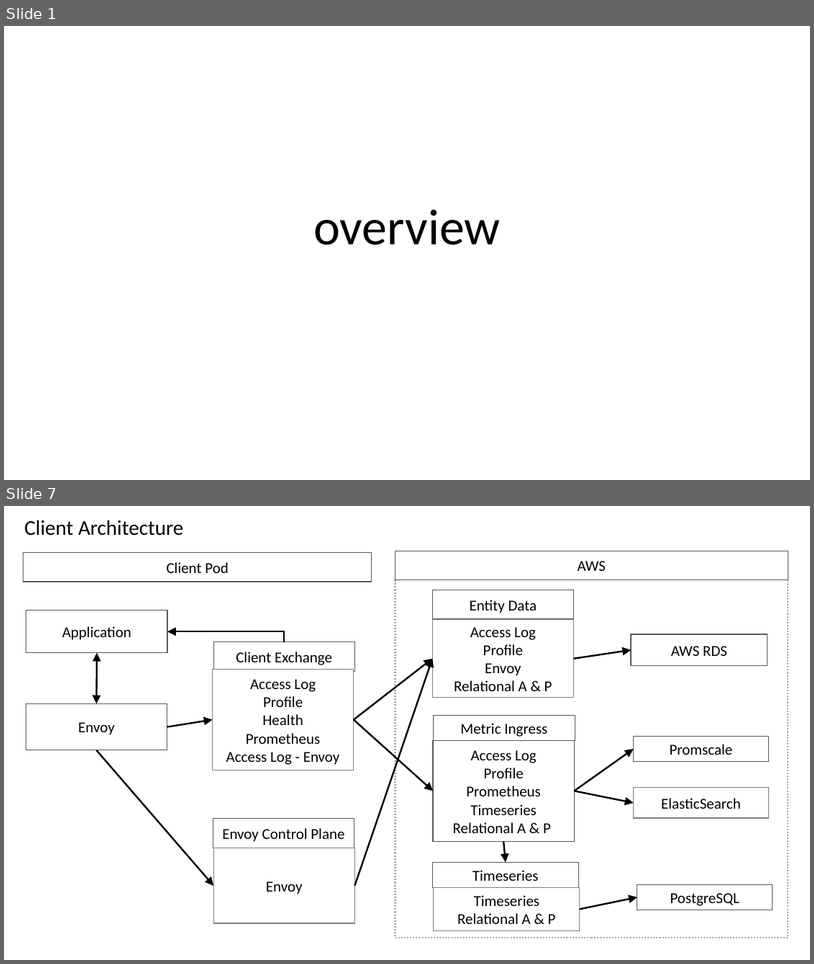
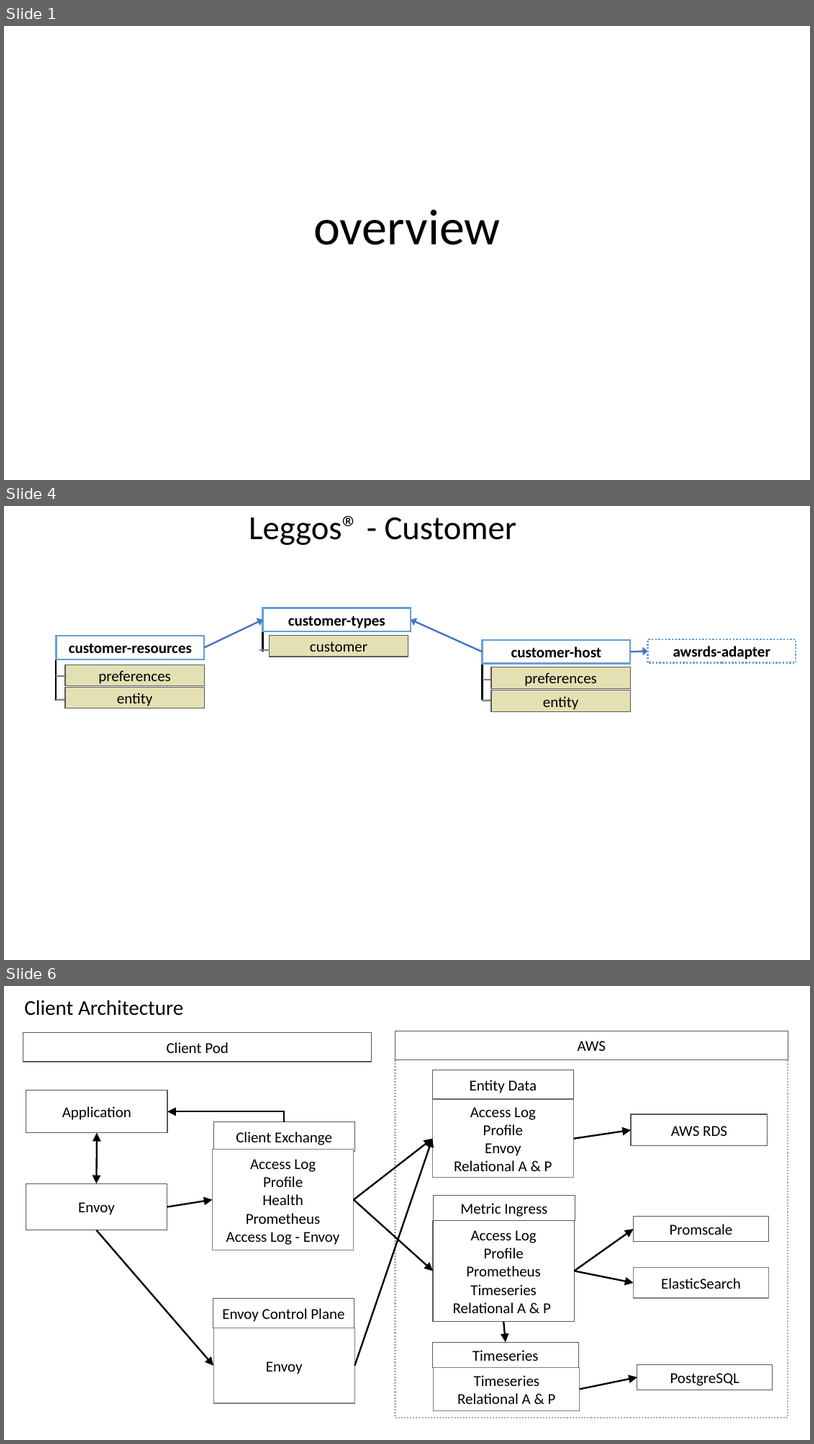
Before and after one commit to idiomatic-go/application-architecture, a slide deck: GO-Micro-Resources-Application.pptx. Shown one above the other, each under a label of ours: slides 1 and 7 before the commit, slides 1, 4 and 6 after it; the slides between them are not shown. The pictures are 814x964 and 814x1444 pixels, drawn with LibreOffice and Linux fonts; fonts in the diff are those of the drawing. Boxes give left, top, right and bottom in pixels: in the first picture for what was removed or moved away, otherwise in the second. Text is boxed around its words. In the diff, an @@ line names an element or a change of style, - is before the commit and + after.

```diff
--- a/GO-Micro-Resources-Application.pptx
+++ b/GO-Micro-Resources-Application.pptx
@@ slide 4 added at [4,506,810,960], background #FFFFFF @@
@@ title added at [249,516,517,545], 40 pt, text #000000 @@
+Leggos® - Customer
@@ rectangle added at [263,608,411,631], fill #FFFFFF, outline #63A0D7 2 pt, 18 pt, text #000000, bold @@
+customer-types
@@ arrow added from (204, 648) to (263, 620), #4472C4 2 pt @@
@@ line added from (263, 629) to (263, 651), #000000 2 pt @@
@@ arrow added from (483, 651) to (411, 620), #4472C4 2 pt @@
@@ rectangle added at [56,636,204,659], fill #FFFFFF, outline #63A0D7 2 pt, 18 pt, text #000000, bold @@
+customer-resources
@@ line added from (270, 650) to (260, 650), #808080 2 pt @@
@@ rectangle added at [270,636,409,656], fill #E3E0B3, outline #595959 1 pt, 18 pt, text #000000 @@
+customer
@@ rectangle added at [483,640,630,663], fill #FFFFFF, outline #63A0D7 2 pt, 18 pt, text #000000, bold @@
+customer-host
@@ arrow added from (630, 651) to (648, 651), #4472C4 2 pt @@
@@ rectangle added at [648,639,797,663], fill #FFFFFF, outline #63A0D7 2 pt dashed, 18 pt, text #000000, bold @@
+awsrds-adapter
@@ line added from (56, 657) to (56, 699), #000000 2 pt @@
@@ line added from (67, 676) to (56, 676), #808080 2 pt @@
@@ rectangle added at [65,664,204,686], fill #E3E0B3, outline #595959 1 pt, 18 pt, text #000000 @@
+preferences
@@ line added from (483, 663) to (483, 700), #000000 2 pt @@
@@ rectangle added at [491,667,630,688], fill #E3E0B3, outline #595959 1 pt, 18 pt, text #000000 @@
+preferences
@@ line added from (70, 699) to (54, 700), #808080 2 pt @@
@@ rectangle added at [65,687,204,708], fill #E3E0B3, outline #595959 1 pt, 18 pt, text #000000 @@
+entity
@@ line added from (491, 680) to (483, 680), #808080 2 pt @@
@@ rectangle added at [491,690,630,712], fill #E3E0B3, outline #595959 1 pt, 18 pt, text #000000 @@
+entity
@@ line added from (495, 700) to (483, 701), #808080 2 pt @@
@@ what was slide 7 is now slide 6 @@
```
Also in this commit, not shown: 2 slides changed, 1 other slide added, 3 slides removed.
